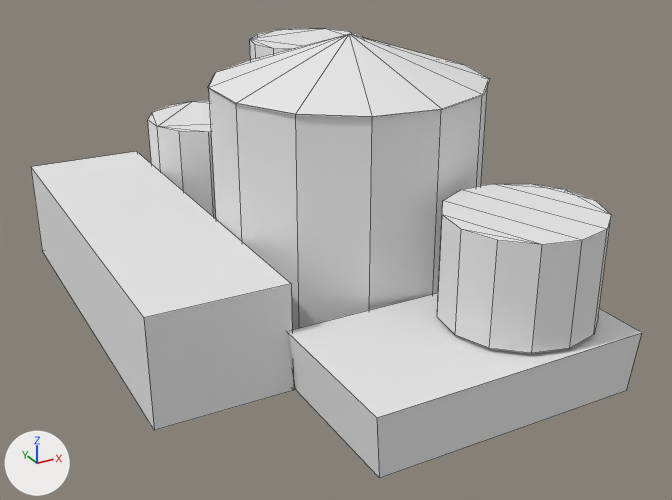
Renders of the OBJ model models/superlab/superlab_mixer.obj from each side of a commit.
Camera for both pictures: a 50 mm camera at (-1.211, -2.205, 1.331) aimed at (-0.061, -0.114, 0.286). The axes (+X, +Y, +Z) are drawn at lower left. The lights are the same throughout. Mesh edges are drawn as thin lines. Where no turn or scale is listed for an object, it has been applied to the vertices.
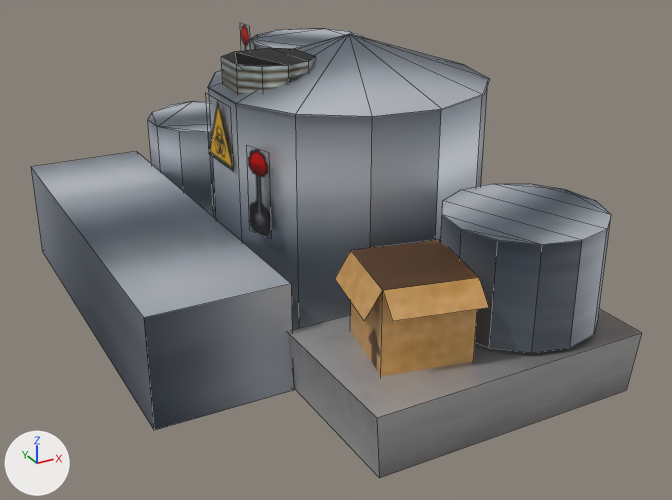
The newer file is also turned or shifted as a whole; pictures and numbers use the older file's frame.

Edits to the bpy script that builds the scene:
```text
Add img_superlab_textures_png:
    img_superlab_textures_png = load_image('superlab_textures.png', 'superlab_textures.png', 256, 256, 'sRGB')
Change mat_textures:
    where n0 = _N.new('ShaderNodeBsdfPrincipled'); n0.name = 'Principled BSDF'
    remove n0.inputs[2].default_value = 1.0  # 'Roughness'
    add n0.inputs[1].default_value = 0.507  # 'Metallic'
    add n2 = _N.new('ShaderNodeTexImage'); n2.name = 'Image Texture'
    add n2.image = img_superlab_textures_png
    add n3 = _N.new('ShaderNodeTexImage'); n3.name = 'Image Texture.001'
    add n3.image = img_superlab_textures_png
    add _L.new(n2.outputs[0], n0.inputs[0])  # 'Color' to 'Base Color'
    add _L.new(n3.outputs[1], n0.inputs[4])  # 'Alpha' to 'Alpha'
Add me_plane_014:
    me_plane_014.from_pydata(...)  # 12 vertices, 3 faces; spans x -0.342..0.005, y -0.221..0.655, z 0.405..0.787
    me_plane_014.materials.append(mat_textures)
Add me_cylinder_001:
    me_cylinder_001.from_pydata(...)  # 18 vertices, 14 faces; spans x -0.308..-0.087, y -0.12..0.107, z 0.726..0.818
    me_cylinder_001.materials.append(mat_textures)
Add me_cube_009:
    me_cube_009.from_pydata(...)  # 12 vertices, 8 faces; spans x -0.288..0.017, y -0.756..-0.439, z 0.218..0.445
    me_cube_009.materials.append(mat_textures)
Add ob_plane_014:
    ob_plane_014 = bpy.data.objects.new('Plane.014', me_plane_014)
    ob_plane_014.location = (0.0, 0.006, 0.0)
Add ob_cylinder_001:
    ob_cylinder_001 = bpy.data.objects.new('Cylinder.001', me_cylinder_001)
    ob_cylinder_001.location = (0.0, 0.006, 0.0)
Add ob_cube_009:
    ob_cube_009 = bpy.data.objects.new('Cube.009', me_cube_009)
    ob_cube_009.location = (0.0, 0.006, 0.0)
```

Changed parts and their boxes (x1, y1, x2, y2) in the pictures (672 x 500 px):
'Cube.001', surface changed (white to grey): (31, 28, 642, 478) in both
'Cube.009', added: after (335, 239, 489, 376)
'Cylinder.001', added: after (221, 48, 316, 95)
'Plane.014', added: after (209, 24, 271, 237)
